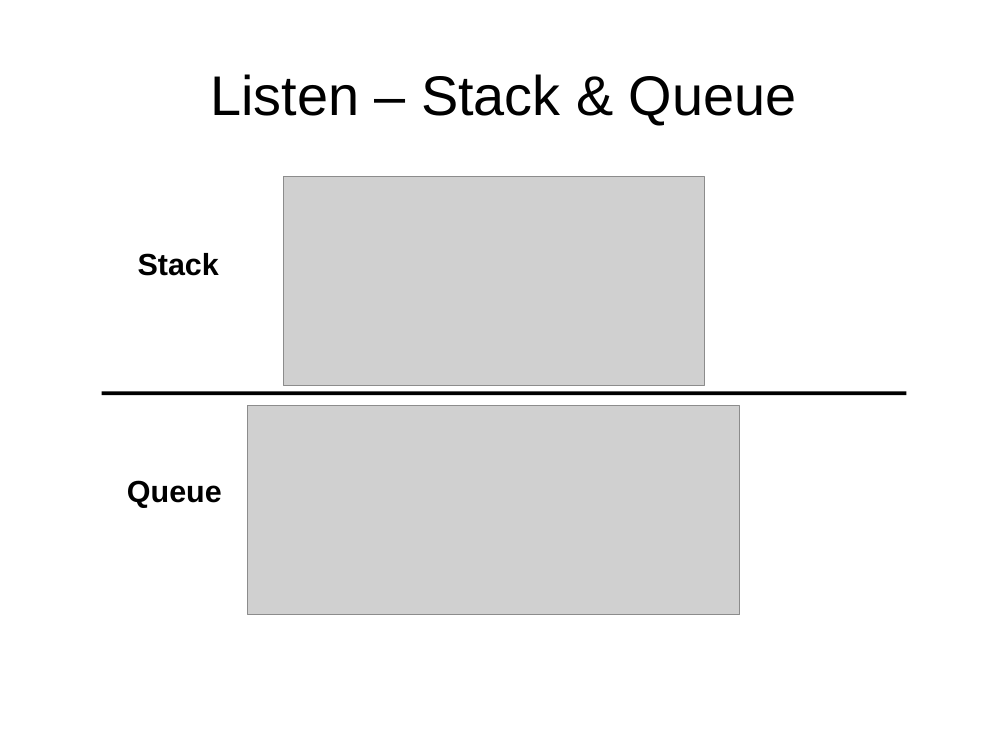
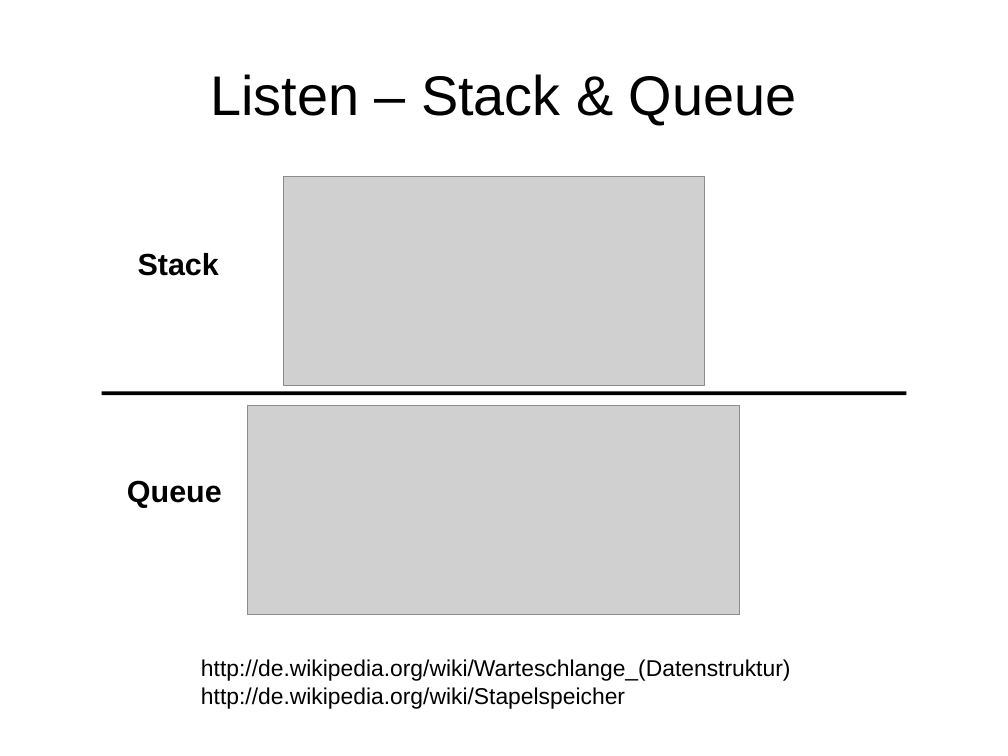
Before and after one commit to gormed/tutorium, a slide deck: slide 6 of Java_Documentation_Slides.odp (slide 5 before the commit). Drawn at 1008x756 pixels with LibreOffice and Linux fonts; fonts in the diff are those of the drawing; grey boxes stand for pictures. Boxes give left, top, right and bottom in pixels: in the first picture for what was removed or moved away, otherwise in the second. Text is boxed around its words. In the diff, an @@ line names an element or a change of style, - is before the commit and + after.

```diff
--- a/Java_Documentation_Slides.odp
+++ b/Java_Documentation_Slides.odp
@@ text added at (201, 659, 791, 709), 18 pt, text #000000 @@
+http://de.wikipedia.org/wiki/Warteschlange_(Datenstruktur)
+http://de.wikipedia.org/wiki/Stapelspeicher
```
Also in this commit, not shown: 10 slides added, 1 slide removed, 2 other files.
